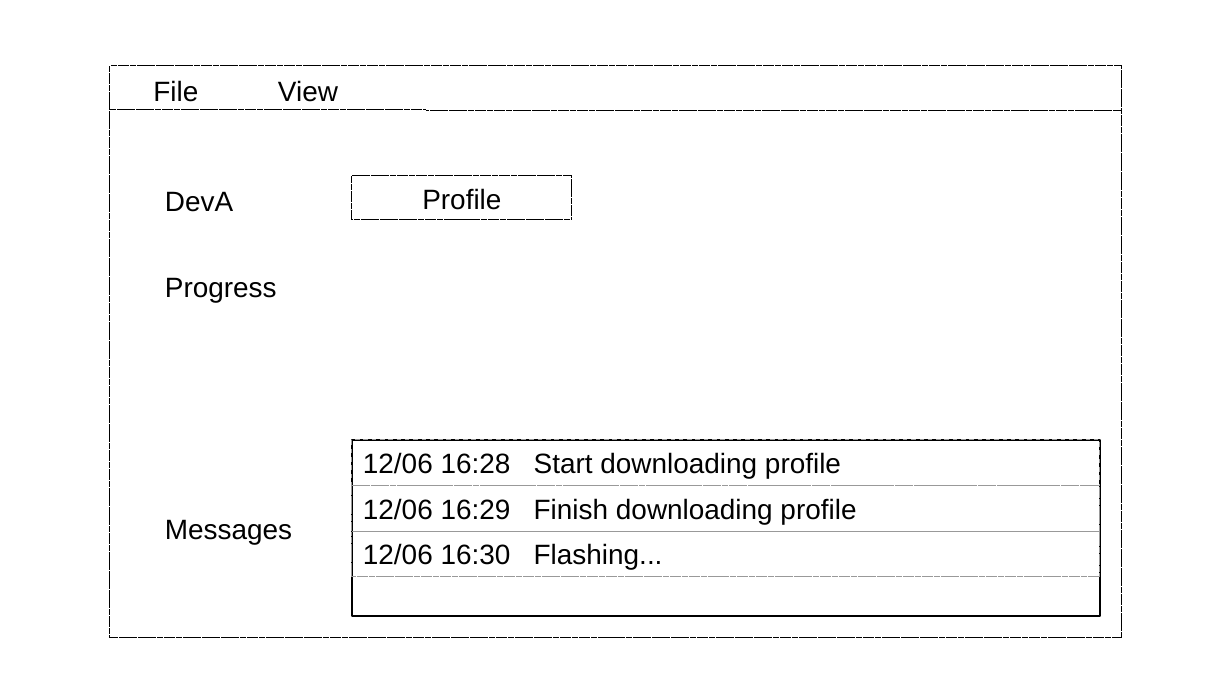
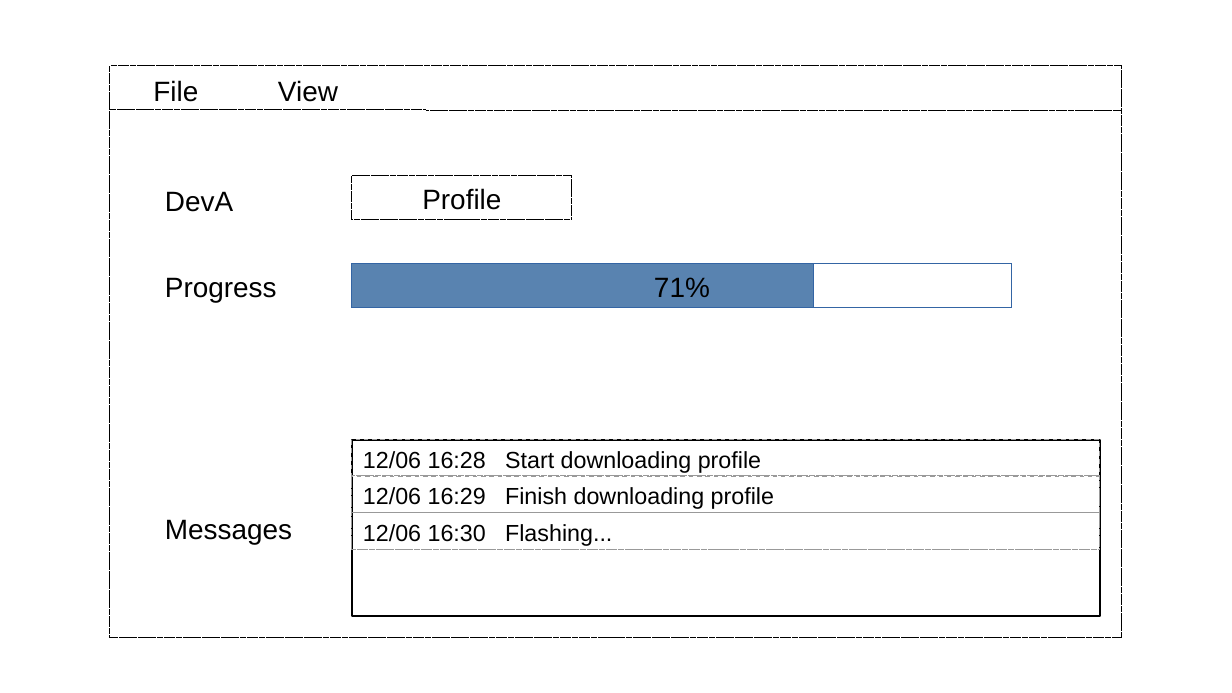
Before and after one commit to tomjpsun/obsidianVaults, a slide deck: slide 2 of DM9051A OTP 燒錄專案/Sketch.odp. Drawn at 1232x693 pixels with LibreOffice and Linux fonts; fonts in the diff are those of the drawing. Boxes give left, top, right and bottom in pixels: in the first picture for what was removed or moved away, otherwise in the second. Text is boxed around its words. In the diff, an @@ line names an element or a change of style, - is before the commit and + after.

```diff
--- a/DM9051A OTP 燒錄專案/Sketch.odp
+++ b/DM9051A OTP 燒錄專案/Sketch.odp
@@ rectangle added at bbox=[352, 264, 814, 307], fill #5983B0, outline #3465A4 0 pt @@
@@ rectangle added at bbox=[352, 264, 1013, 307], outline #3465A4 0 pt, 18 pt, text #000000 @@
+71%
@@ rectangle "12/06 16:28 Start downloading profile": place and size @@
-rectangle "12/06 16:28 Start downloading profile" at bbox=[352, 440, 1100, 486]
+rectangle "12/06 16:28 Start downloading profile" at bbox=[352, 440, 1100, 477]
@@ rectangle "12/06 16:29 Finish downloading profile": place and size @@
-rectangle "12/06 16:29 Finish downloading profile" at bbox=[352, 486, 1100, 532]
+rectangle "12/06 16:29 Finish downloading profile" at bbox=[352, 475, 1100, 512]
@@ size 18 to 15 pt in 3 elements at bbox=[352, 440, 1100, 477], bbox=[352, 475, 1100, 512], bbox=[352, 512, 1100, 550] @@
@@ rectangle "12/06 16:30 Flashing...": place and size @@
-rectangle "12/06 16:30 Flashing..." at bbox=[352, 531, 1100, 577]
+rectangle "12/06 16:30 Flashing..." at bbox=[352, 512, 1100, 550]
```
Also in this commit, not shown: 1 other file.
